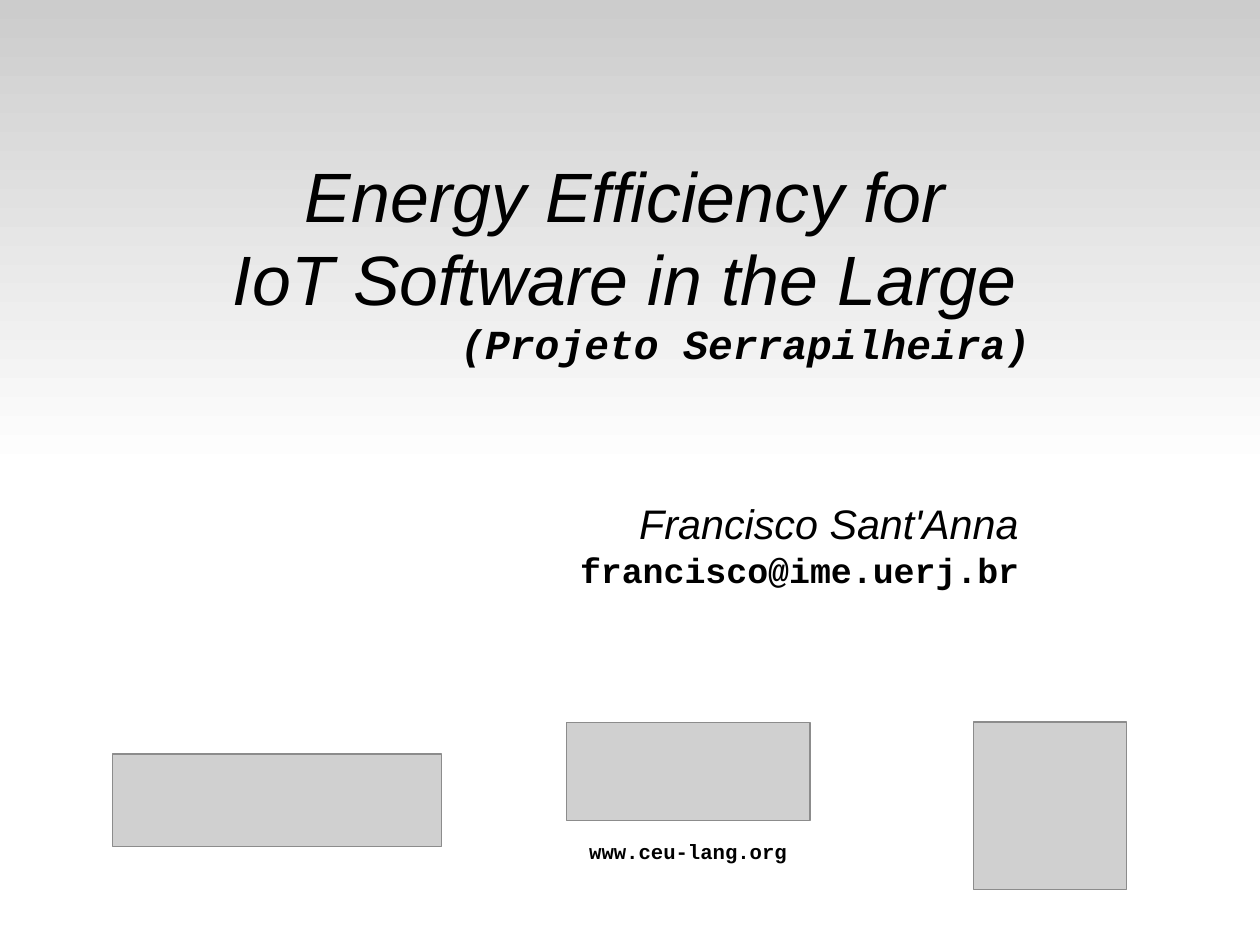
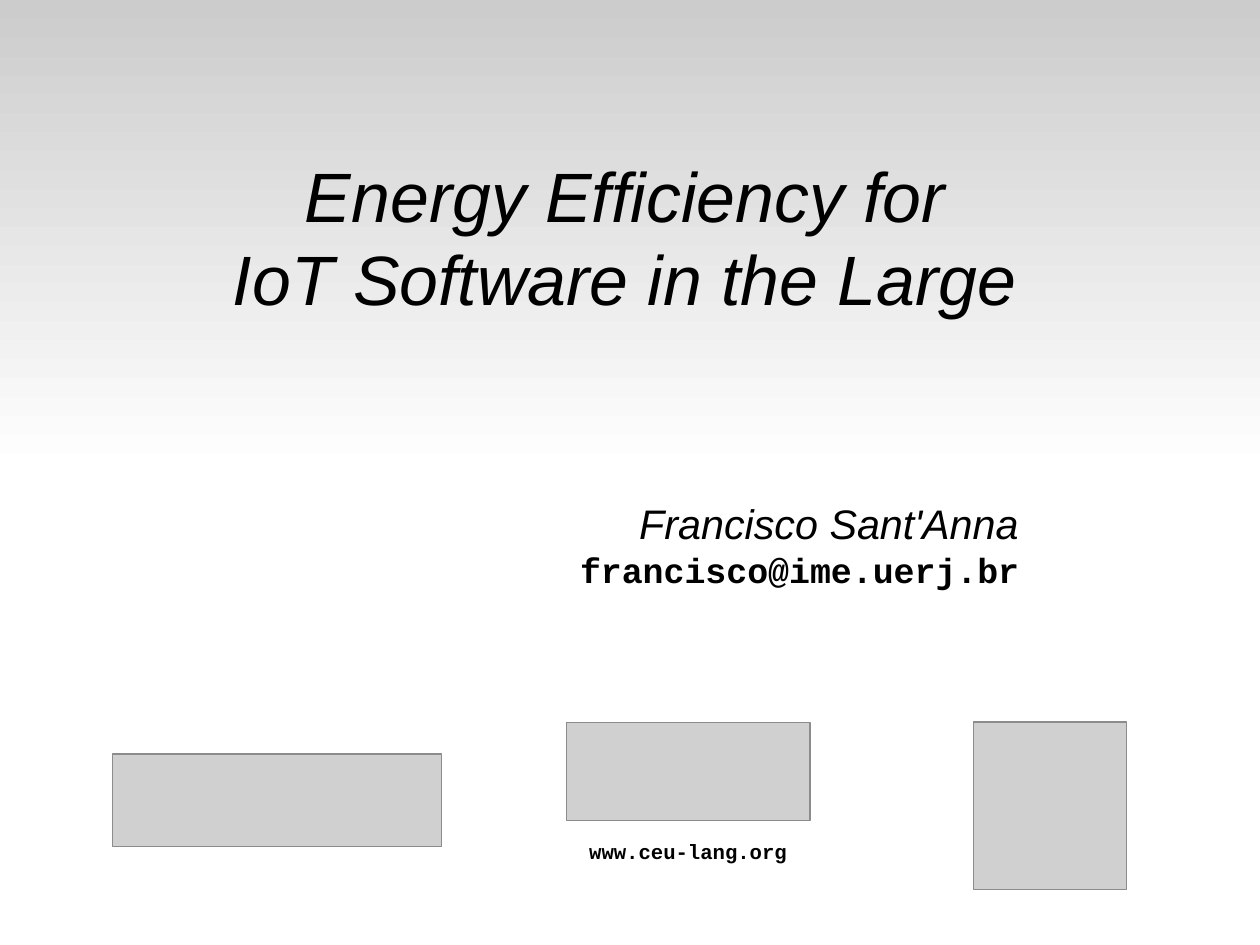
Before and after one commit to fsantanna-uerj/serrapilheira, a slide deck: slide 23 of Apresentacao/ceu-serra-laas.odp. Drawn at 1260x945 pixels with LibreOffice and Linux fonts; fonts in the diff are those of the drawing; grey boxes stand for pictures. Boxes give left, top, right and bottom in pixels: in the first picture for what was removed or moved away, otherwise in the second. Text is boxed around its words. In the diff, an @@ line names an element or a change of style, - is before the commit and + after.

```diff
--- a/Apresentacao/ceu-serra-laas.odp
+++ b/Apresentacao/ceu-serra-laas.odp
@@ text removed at box(460, 330, 1030, 368) @@
-(Projeto Serrapilheira)
```
Also in this commit, not shown: 10 other slides changed, 1 other file.
